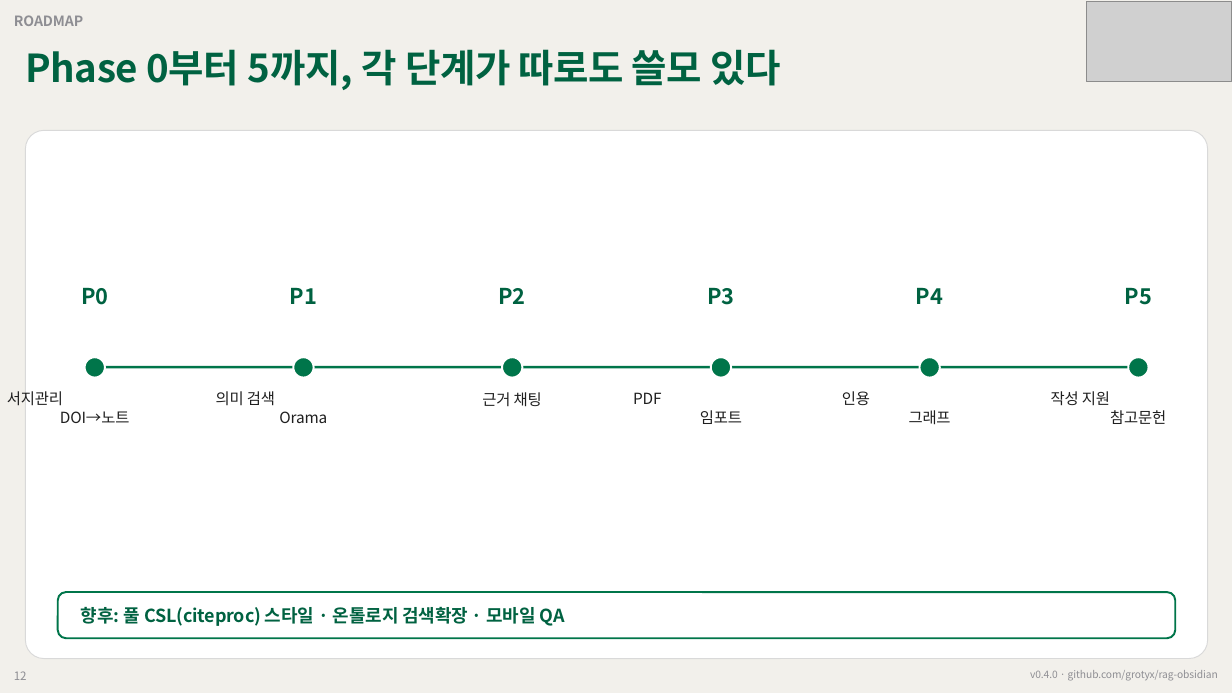
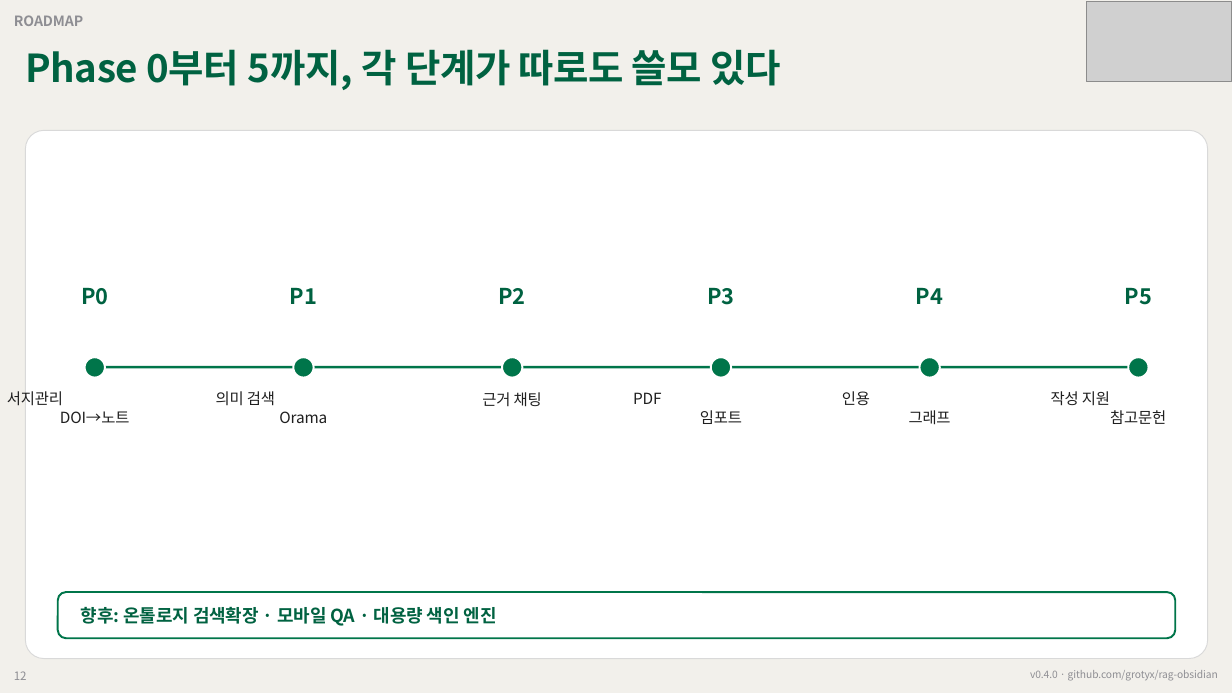
Before and after one commit to grotyx/rag-obsidian, a slide deck: slide 12 of presentation/rag_obsidian_deck.pptx. Drawn at 1232x693 pixels with LibreOffice and Linux fonts; fonts in the diff are those of the drawing; grey boxes stand for pictures. Boxes give left, top, right and bottom in pixels: in the first picture for what was removed or moved away, otherwise in the second. Text is boxed around its words. In the diff, an @@ line names an element or a change of style, - is before the commit and + after.

```diff
--- a/presentation/rag_obsidian_deck.pptx
+++ b/presentation/rag_obsidian_deck.pptx
@@ text at [81, 606, 497, 626]: text changed @@
-향후: 풀 CSL(citeproc) 스타일 · 온톨로지 검색확장 · 모바일 QA
+향후: 온톨로지 검색확장 · 모바일 QA · 대용량 색인 엔진
```
Also in this commit, not shown: 4 other slides changed, 4 other files.
